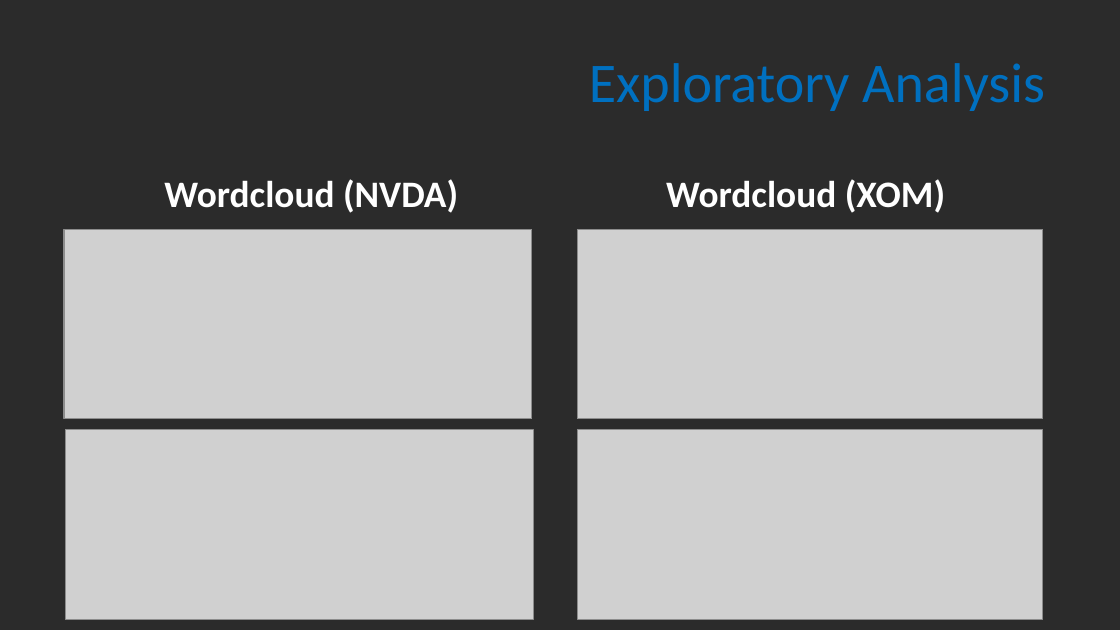
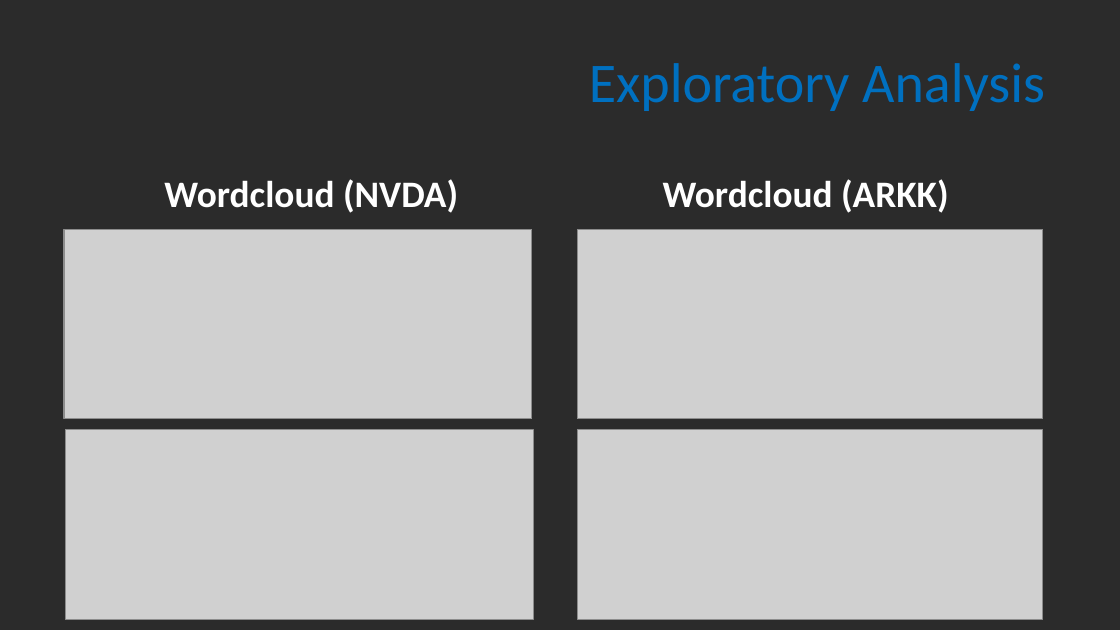
Before and after one commit to patricia-raj/predict-stock-movements, a slide deck: slide 5 of Project 02.pptx. Drawn at 1120x630 pixels with LibreOffice and Linux fonts; fonts in the diff are those of the drawing; grey boxes stand for pictures; background and template pictures are left out; a plain dark background stands for a picture behind light text. Boxes give left, top, right and bottom in pixels: in the first picture for what was removed or moved away, otherwise in the second. Text is boxed around its words. In the diff, an @@ line names an element or a change of style, - is before the commit and + after.

```diff
--- a/Project 02.pptx
+++ b/Project 02.pptx
@@ text at (663,179,949,213): text changed @@
-Wordcloud (XOM)
+Wordcloud (ARKK)
```
Also in this commit, not shown: 3 other slides changed, 2 other files.
